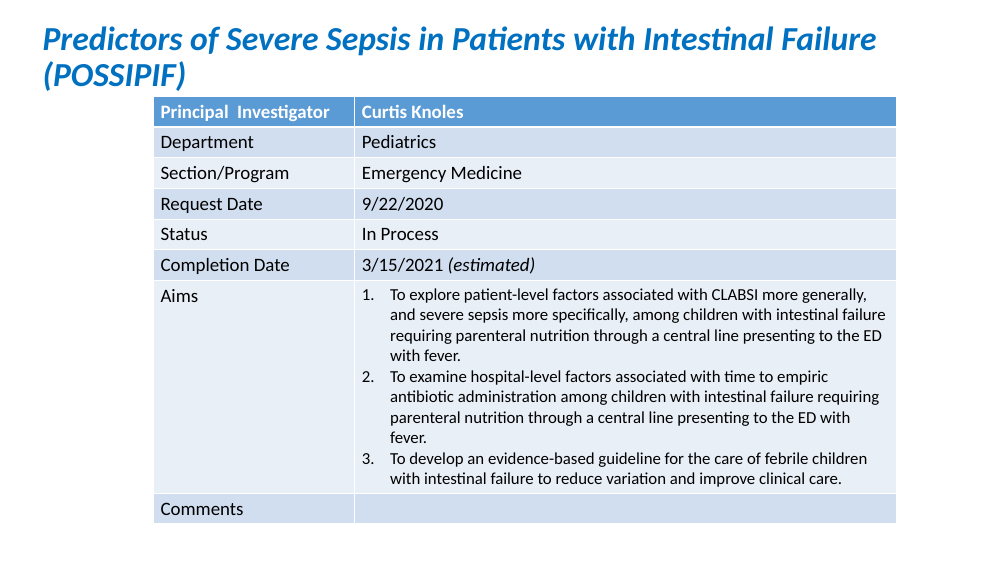
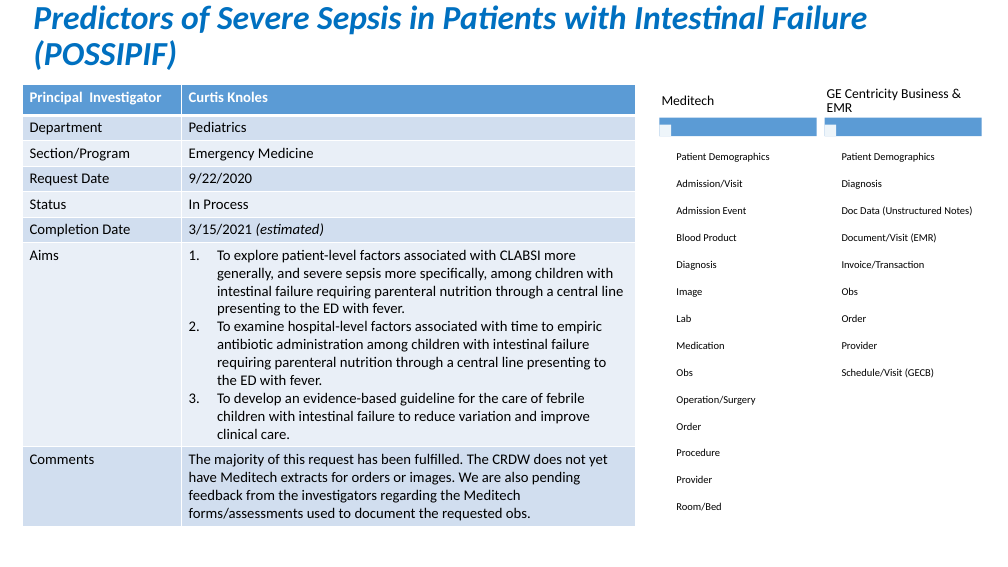
Before and after one commit to OuhscBbmc/prairie-outpost-public, a slide deck: slide 11 of publications/presentation-2021-02-aac/crdw-2021-02.pptx. Drawn at 1008x567 pixels with LibreOffice and Linux fonts; fonts in the diff are those of the drawing. Boxes give left, top, right and bottom in pixels: in the first picture for what was removed or moved away, otherwise in the second. Text is boxed around its words. In the diff, an @@ line names an element or a change of style, - is before the commit and + after.

Commit message:
adding data categories

```diff
--- a/publications/presentation-2021-02-aac/crdw-2021-02.pptx
+++ b/publications/presentation-2021-02-aac/crdw-2021-02.pptx
@@ title "Predictors of Severe Sepsis in ...": place and size @@
-title "Predictors of Severe Sepsis in ..." at bbox=[43, 26, 876, 91]
+title "Predictors of Severe Sepsis in ..." at bbox=[33, 5, 867, 70]
@@ table at bbox=[22, 85, 635, 525] @@
-row 8, column 2: 
+row 8, column 2: The majority of this request has been fulfilled. The CRDW does not yet have Meditech extracts for orders or images. We are also pending feedback from the investigators regarding the Meditech forms/assessments used to document the requested obs.
@@ size 18 to 14 pt in "Principal Investigator", "Curtis Knoles", "Department", "Pediatrics" and 10 more places @@
@@ size 16 to 14 pt in "To explore patient-level factors associated with CLABSI ...", "To examine hospital-level factors associated with time ...", "To develop an evidence-based guideline for the ..." @@
@@ table: place and size @@
-table at bbox=[153, 96, 896, 520]
+table at bbox=[22, 85, 635, 525]
@@ group added at bbox=[659, 88, 982, 513]: 27 rectangles, 25 texts @@
+Meditech
+Patient Demographics
+Admission/Visit
+Admission Event
+Blood Product
+Diagnosis
+Image
+Lab
+Medication
+Obs
+Operation/Surgery
+Order
+Procedure
+Provider
+Room/Bed
+GE Centricity Business & EMR
+Patient Demographics
+Diagnosis
+Doc Data (Unstructured Notes)
+Document/Visit (EMR)
+Invoice/Transaction
+Obs
+Order
+Provider
+Schedule/Visit (GECB)
```
Also in this commit, not shown: 6 other slides changed.
